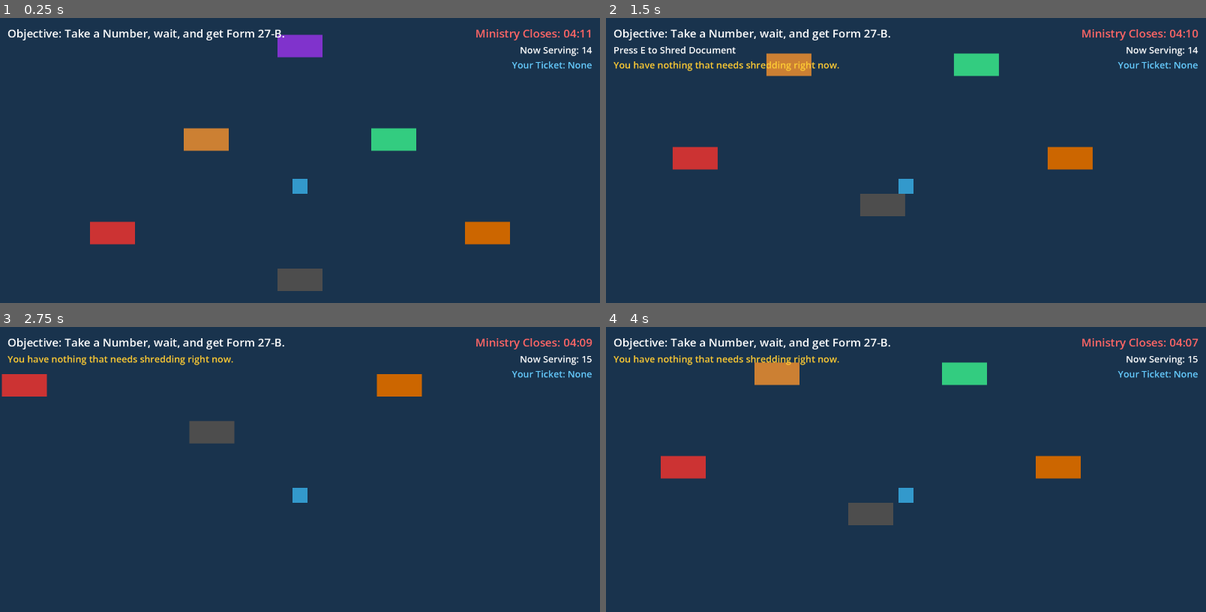
Above: before the commit, frames 1-4 (two rows, left to right).
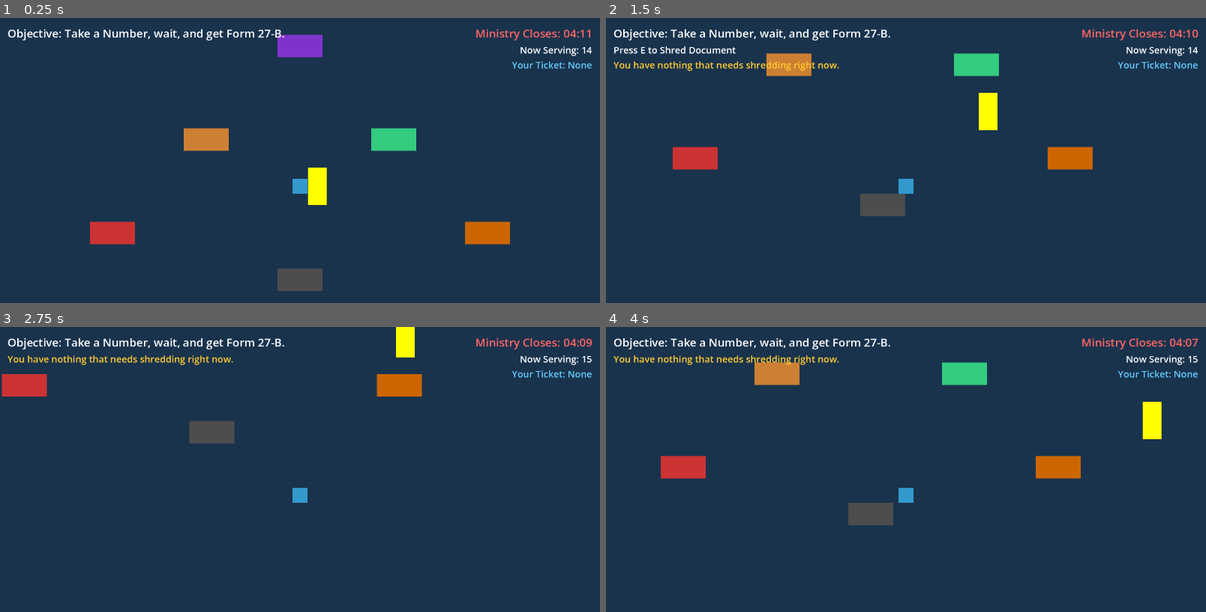
Above: after the commit, the same moments.

Repository: AyushAwasthi52/SteamPunk
Game: Godot game, scene res://levels/MainLevel.tscn
Same seed, same stepped clock (60 frames per second), same inputs: the game is played once before the commit and once after it.
Inputs:
- Up to frame 1 (0.25 s): no input
- Up to frame 2 (1.5 s): hold D (move_right) 0.53-1.28 s; tap E (interact) at 0.6, 1.25, 1.35 s; hold S (move_down) from 1.28 s (still down)
- Up to frame 3 (2.75 s): release S (move_down) at 2.03 s; hold D (move_right) from 2.03 s (still down); tap E (interact) at 2.1 s
- Up to frame 4 (4 s): release D (move_right) at 2.78 s; hold W (move_up) 2.78-3.53 s; tap E (interact) at 2.85, 3.6 s; hold A (move_left) from 3.53 s (still down)

The runs differ from the first frame. In frame 1, 0.4% of the frame differs, in the area x 51-55%, y 52-66%; in frame 2, 0.4%; in frame 3, 0.3%; in frame 4, 0.4%.

Commit message:
Inspector

Diff:
--- a/levels/MainLevel.gd
+++ b/levels/MainLevel.gd
@@ -75,6 +75,26 @@
             boiler_stable_time = 0.0
 
         hud.update_pressure(boiler_pressure, boiler_stabilized)
+
+func inspector_caught_player() -> void:
+    time_left -= 15.0
+    hud.show_notification("INSPECTOR: NO RUNNING! 15 seconds docked!")
+
+    # Confiscate forms if they have them
+    if "form_27b" in inventory or "stamped_form_27b" in inventory:
+        inventory.clear()
+        $Player.is_encumbered = false
+        queue_active = true
+        current_objective = 0
+        update_objective()
+        hud.show_notification("INSPECTOR: Contraband paperwork confiscated! Back to the line!")
+    elif "form_27b_rev2" in inventory or "stamped_form_27b_rev2" in inventory:
+        inventory.clear()
+        $Player.is_encumbered = false
+        queue_active = true
+        current_objective = 5
+        update_objective()
+        hud.show_notification("INSPECTOR: Contraband paperwork confiscated! Back to the line!")
 
 func update_objective() -> void:
     match current_objective:
--- a/levels/MainLevel.tscn
+++ b/levels/MainLevel.tscn
@@ -1,9 +1,10 @@
-[gd_scene load_steps=5 format=3]
+[gd_scene load_steps=6 format=3]
 
 [ext_resource type="Script" path="res://levels/MainLevel.gd" id="1_main"]
 [ext_resource type="PackedScene" path="res://player/Player.tscn" id="2_player"]
 [ext_resource type="PackedScene" path="res://objects/InteractableCounter.tscn" id="3_counter"]
 [ext_resource type="PackedScene" path="res://ui/HUD.tscn" id="4_hud"]
+[ext_resource type="PackedScene" path="res://objects/Inspector.tscn" id="5_insp"]
 
 [node name="MainLevel" type="Node2D"]
 script = ExtResource("1_main")
@@ -54,4 +55,8 @@
 prompt_text = "Press E to Shred Document"
 counter_color = Color(0.3, 0.3, 0.3, 1)
 
+[node name="Inspector" parent="." instance=ExtResource("5_insp")]
+position = Vector2(0, 0)
+speed = 150.0
+
 [node name="HUD" parent="." instance=ExtResource("4_hud")]
--- /dev/null
+++ b/objects/Inspector.gd
@@ -0,0 +1,37 @@
+extends Area2D
+
+@export var speed: float = 120.0
+@export var patrol_distance: float = 700.0
+
+var start_x: float
+var direction: int = 1
+
+func _ready() -> void:
+    start_x = position.x
+    body_entered.connect(_on_body_entered)
+    body_exited.connect(_on_body_exited)
+
+func _process(delta: float) -> void:
+    position.x += speed * direction * delta
+    if abs(position.x - start_x) > patrol_distance:
+        direction *= -1
+
+var overlapping_player: Node2D = null
+
+func _on_body_entered(body: Node2D) -> void:
+    if body.name == "Player":
+        overlapping_player = body
+
+func _on_body_exited(body: Node2D) -> void:
+    if body.name == "Player":
+        overlapping_player = null
+
+func _physics_process(_delta: float) -> void:
+    if overlapping_player != null:
+        # If the player is moving AT ALL while the inspector is touching them...
+        if overlapping_player.velocity.length() > 5.0:
+            # We use get_parent() to call the punishment function on MainLevel
+            if get_parent().has_method("inspector_caught_player"):
+                get_parent().inspector_caught_player()
+                # Knock the inspector away a bit so it doesn't trigger 60 times a second
+                position.x += 100 * direction
--- /dev/null
+++ b/objects/Inspector.tscn
@@ -0,0 +1,19 @@
+[gd_scene load_steps=3 format=3]
+
+[ext_resource type="Script" path="res://objects/Inspector.gd" id="1_insp"]
+
+[sub_resource type="RectangleShape2D" id="RectangleShape2D_1"]
+size = Vector2(40, 80)
+
+[node name="Inspector" type="Area2D"]
+script = ExtResource("1_insp")
+
+[node name="CollisionShape2D" type="CollisionShape2D" parent="."]
+shape = SubResource("RectangleShape2D_1")
+
+[node name="ColorRect" type="ColorRect" parent="."]
+offset_left = -20.0
+offset_top = -40.0
+offset_right = 20.0
+offset_bottom = 40.0
+color = Color(1, 1, 0, 1)
Not shown, added: objects/Inspector.gd.uid
